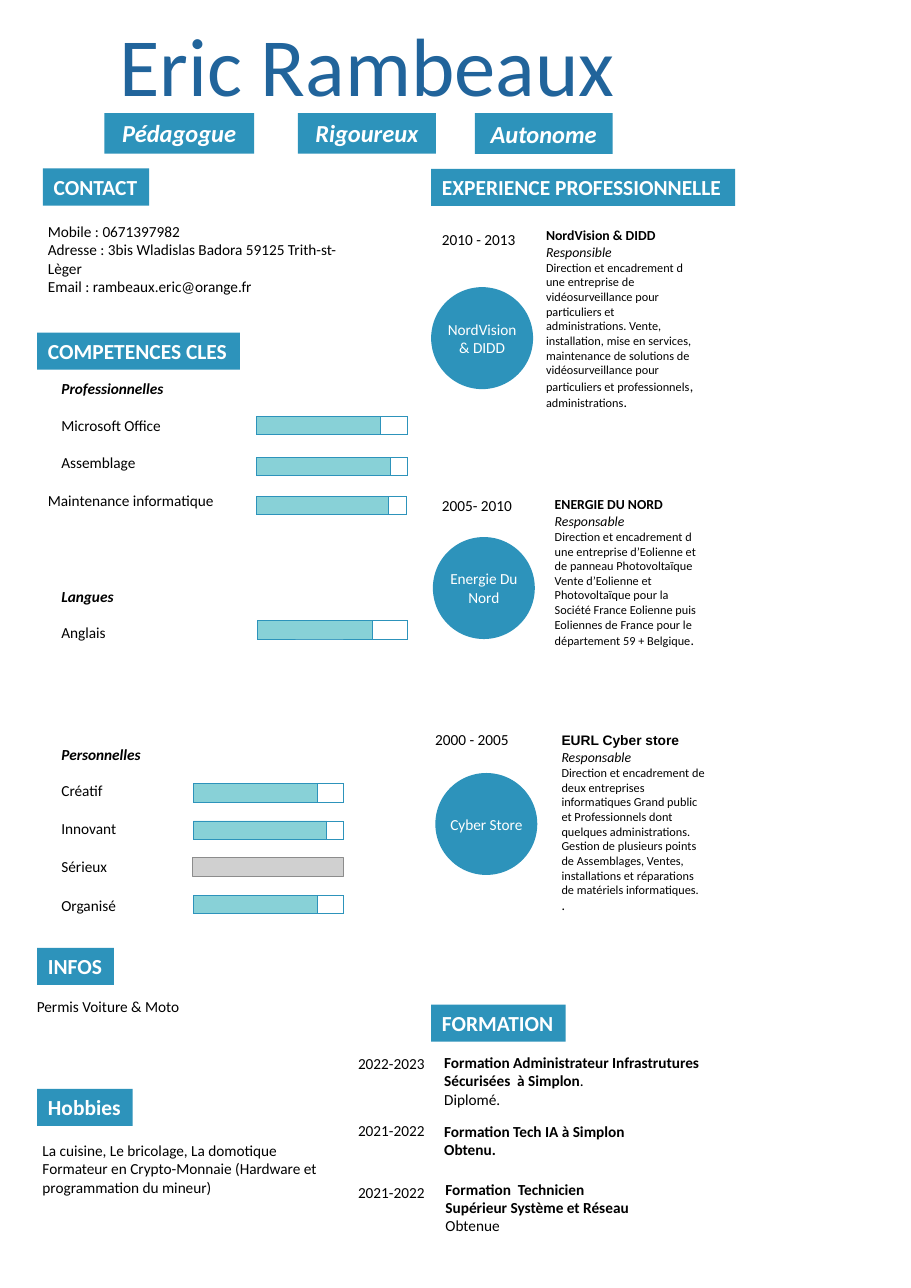
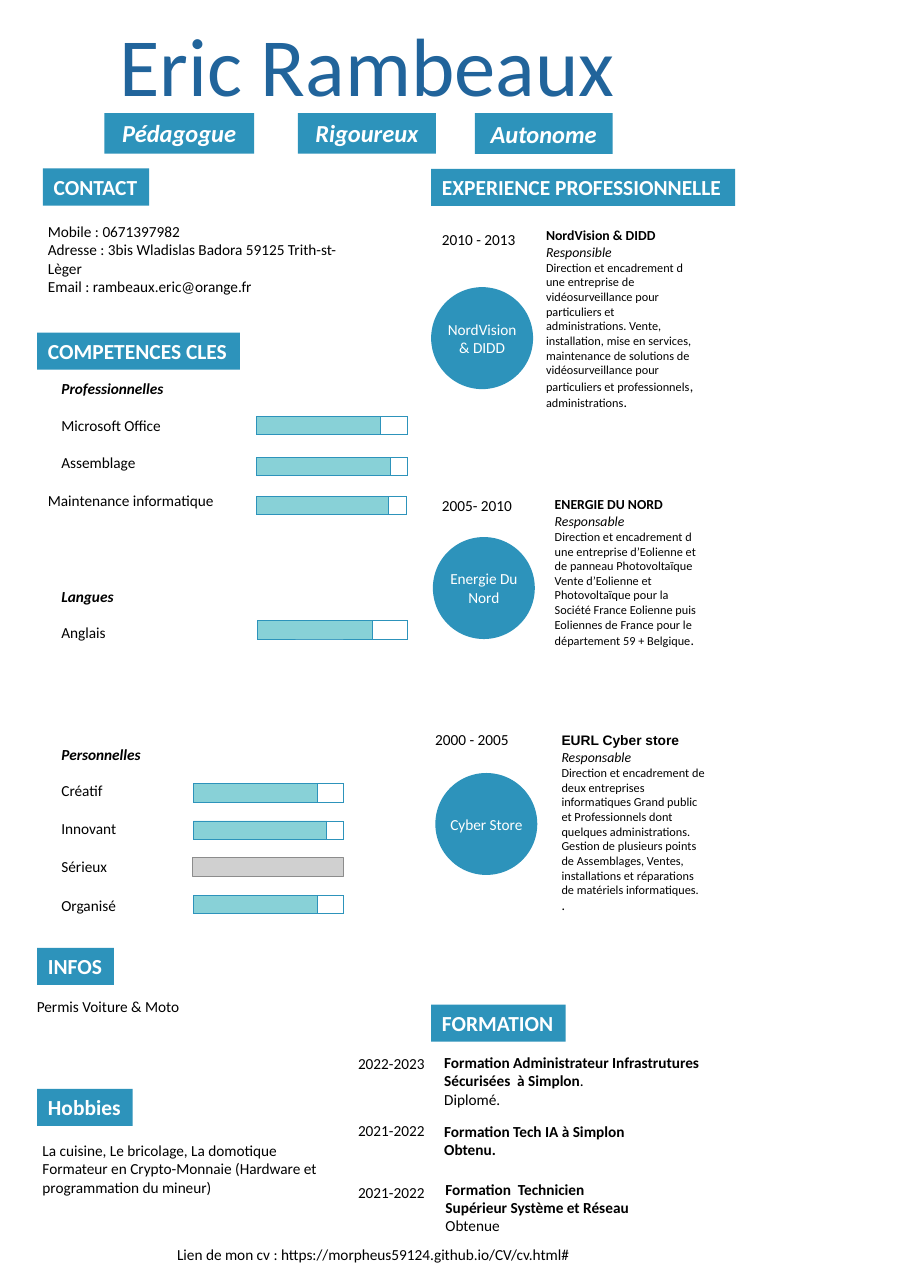
Before and after one commit to morpheus59124/CV, a slide deck: slide 1 of images/cv282.pptx. Drawn at 911x1288 pixels with LibreOffice and Linux fonts; fonts in the diff are those of the drawing; grey boxes stand for pictures; background and template pictures are left out. Boxes give left, top, right and bottom in pixels: in the first picture for what was removed or moved away, otherwise in the second. Text is boxed around its words. In the diff, an @@ line names an element or a change of style, - is before the commit and + after.

```diff
--- a/images/cv282.pptx
+++ b/images/cv282.pptx
@@ text added at box(177, 1249, 569, 1263), 10 pt, text #000000 @@
+Lien de mon cv : https://morpheus59124.github.io/CV/cv.html#
```
